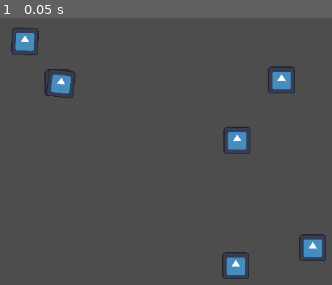
Above: before the commit, frame 1.
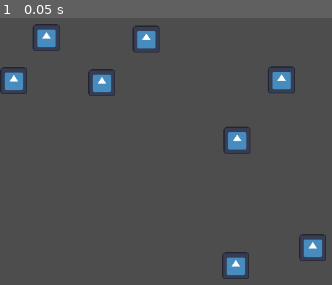
Above: after the commit, the same moment.

Repository: anthonyec/230726_godot_viscuit_like
Game: Godot game, scene res://main.tscn
The game is run twice, just before and just after one commit, with the same random seed, the same clock (stepped at 60 frames per second) and the same inputs. The engine's default icon, where the game draws it, is replaced by a stand-in: a white triangle on a blue panel in a dark square.
Inputs:
- Up to frame 1 (0.05 s): no input

The runs differ from the first frame. In frame 1, 3.1% of the frame differs, in the area x 0-48%, y 2-30%.

Commit message:
Add better diffing algo

Diff:
--- a/difference.gd
+++ b/difference.gd
@@ -8,6 +8,7 @@
 
 var id: String
 var type: Type = Type.PERSIST
+var drawing: Drawing
 var position: Vector2
 var scale: Vector2
 var rotation: float
@@ -19,6 +20,7 @@
 static func print_difference(difference: Difference) -> void:
 	print("Difference " + str(difference) + " {")
 	print("  id: ", difference.id)
+	print("  drawing: ", difference.drawing)
 	print("  type: ", Difference.Type.find_key(difference.type))
 	print("  position: ", difference.position)
 	print("  rotation: ", difference.rotation)
--- a/drawing.gd
+++ b/drawing.gd
@@ -22,3 +22,19 @@
 		return null
 
 	return drawings[0]
+
+static func get_closest_drawing_to(drawings: Array[Drawing], target_drawing: Drawing) -> Drawing:
+	if drawings.is_empty():
+		return null
+
+	var closest_drawing: Drawing = drawings[0]
+	var smallest_distance: float = INF
+
+	for drawing in drawings:
+		var distance = drawing.position.distance_to(target_drawing.position)
+
+		if distance < smallest_distance:
+			closest_drawing = drawing
+			smallest_distance = distance
+
+	return closest_drawing
--- a/glasses.gd
+++ b/glasses.gd
@@ -6,5 +6,8 @@
 @onready var condition := $Condition as Lens
 @onready var outcome := $Outcome as Lens
 
+func _ready() -> void:
+	Difference.print_differences(get_differences())
+
 func get_differences() -> Array[Difference]:
-	return condition.compare(outcome)
+	return condition.compared_to(outcome)
--- a/lens.gd
+++ b/lens.gd
@@ -3,31 +3,37 @@
 
 const SIMILAR_ROTATION = deg_to_rad(5)
 
-func compare(other_lens: Lens) -> Array[Difference]:
+func compared_to(other_lens: Lens) -> Array[Difference]:
 	var differences: Array[Difference] = []
 
+	# Drawings in this array get removed once they are matched, drainng the
+	# bucket to avoid generating differences for the same drawing.
+	var other_drawings_bucket = Drawing.get_drawings(other_lens)
+
 	for drawing in Drawing.get_drawings(self):
-		var other_drawing = Drawing.get_drawing(other_lens, drawing.id)
+		var other_drawings = Drawing.get_drawings(other_lens, drawing.id)
 		var difference = Difference.new(drawing.id)
 
-		if other_drawing:
+		var closest_other_drawing = Drawing.get_closest_drawing_to(
+			other_drawings_bucket,
+			drawing
+		)
+
+		if closest_other_drawing and closest_other_drawing.id == drawing.id:
 			difference.type = Difference.Type.PERSIST
-			difference.position = other_drawing.position - drawing.position
-			difference.scale = other_drawing.scale - drawing.scale
-			difference.rotation = other_drawing.rotation - drawing.rotation
+			difference.position = closest_other_drawing.position - drawing.position
+			difference.scale = closest_other_drawing.scale - drawing.scale
+			difference.rotation = closest_other_drawing.rotation - drawing.rotation
+
+			var index_to_remove = other_drawings_bucket.find(closest_other_drawing)
+			other_drawings_bucket.remove_at(index_to_remove)
 		else:
 			difference.type = Difference.Type.REMOVE
 
 		differences.append(difference)
 
-	for drawing in Drawing.get_drawings(other_lens):
-		var existing_differences = differences.filter(func(difference):
-			return difference.id == drawing.id
-		)
-
-		if not existing_differences.is_empty():
-			continue
-
+	# Any drawings left over will be counted as new drawings to be added.
+	for drawing in other_drawings_bucket:
 		var difference = Difference.new(drawing.id)
 
 		difference.type = Difference.Type.ADD
@@ -38,20 +44,3 @@
 		differences.append(difference)
 
 	return differences
-
-func get_closest_drawing(other_drawing: Drawing) -> Drawing:
-	var drawings = Drawing.get_drawings(self, other_drawing.id)
-
-	if drawings.is_empty():
-		return null
-
-	var closest_drawing: Drawing = drawings[0]
-	var smallest_distance: float = INF
-
-	for drawing in drawings:
-		var distance = drawing.position.distance_to(other_drawing.position)
-
-		if distance < smallest_distance:
-			closest_drawing = drawing
-
-	return closest_drawing
--- a/main.tscn
+++ b/main.tscn
@@ -13,35 +13,43 @@
 script = ExtResource("1_trvar")
 
 [node name="Condition" type="Node2D" parent="Rule"]
+position = Vector2(-55, 0)
 script = ExtResource("2_x3nvs")
 
 [node name="Drawing" type="Node2D" parent="Rule/Condition" groups=["drawing"]]
-position = Vector2(11, 0)
+position = Vector2(2, -3)
 script = ExtResource("5_mj80h")
 
 [node name="Icon" type="Sprite2D" parent="Rule/Condition/Drawing"]
 scale = Vector2(0.304688, 0.304688)
 texture = ExtResource("3_fofwt")
 
-[node name="Outcome" type="Node2D" parent="Rule"]
-script = ExtResource("2_x3nvs")
-
-[node name="Drawing" type="Node2D" parent="Rule/Outcome" groups=["drawing"]]
-position = Vector2(15, 1)
-rotation = 0.113656
+[node name="Drawing2" type="Node2D" parent="Rule/Condition" groups=["drawing"]]
+position = Vector2(49, -65)
 script = ExtResource("5_mj80h")
 
-[node name="Icon" type="Sprite2D" parent="Rule/Outcome/Drawing"]
+[node name="Icon" type="Sprite2D" parent="Rule/Condition/Drawing2"]
 scale = Vector2(0.304688, 0.304688)
 texture = ExtResource("3_fofwt")
 
-[node name="Drawing2" type="Node2D" parent="Rule/Outcome" groups=["drawing"]]
-position = Vector2(-37, -60)
-rotation = 0.0191332
+[node name="Outcome" type="Node2D" parent="Rule"]
+position = Vector2(72, 0)
+script = ExtResource("2_x3nvs")
+
+[node name="Drawing3" type="Node2D" parent="Rule/Outcome" groups=["drawing"]]
+position = Vector2(2, 2.08165e-12)
+script = ExtResource("5_mj80h")
+
+[node name="Icon" type="Sprite2D" parent="Rule/Outcome/Drawing3"]
+scale = Vector2(0.304688, 0.304688)
+texture = ExtResource("3_fofwt")
+
+[node name="Drawing4" type="Node2D" parent="Rule/Outcome" groups=["drawing"]]
+position = Vector2(66, -63)
 script = ExtResource("5_mj80h")
 id = "Icon2"
 
-[node name="Icon" type="Sprite2D" parent="Rule/Outcome/Drawing2"]
+[node name="Icon" type="Sprite2D" parent="Rule/Outcome/Drawing4"]
 scale = Vector2(0.304688, 0.304688)
 texture = ExtResource("3_fofwt")
 
